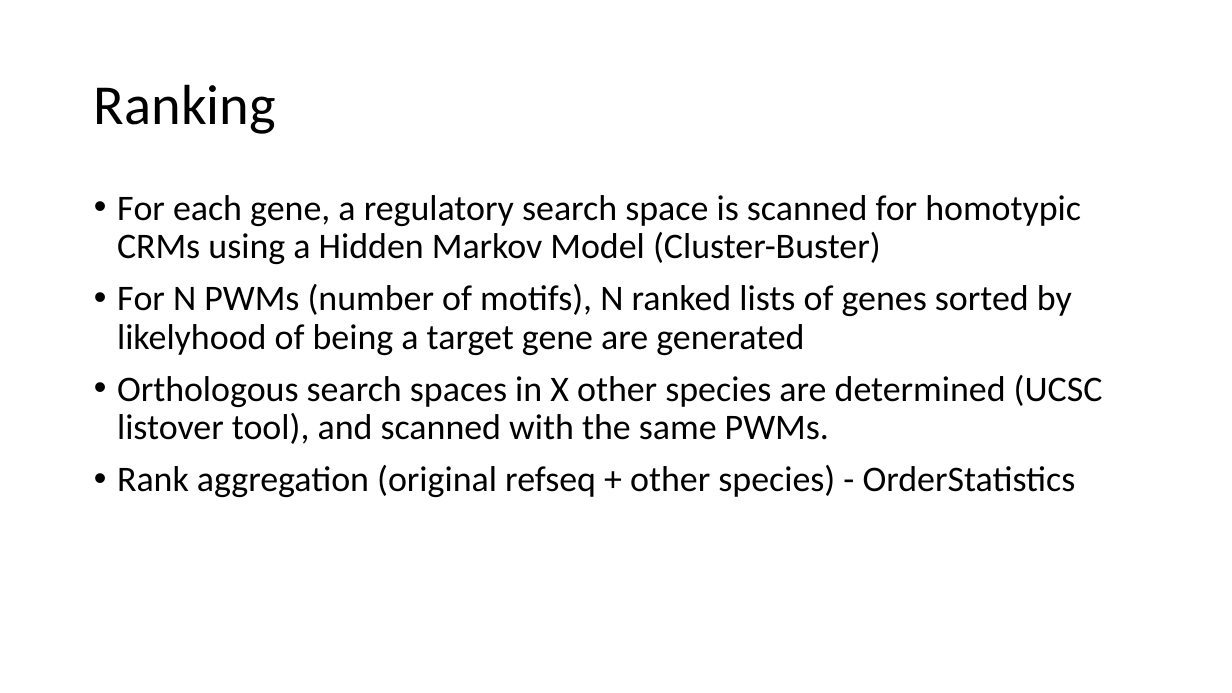
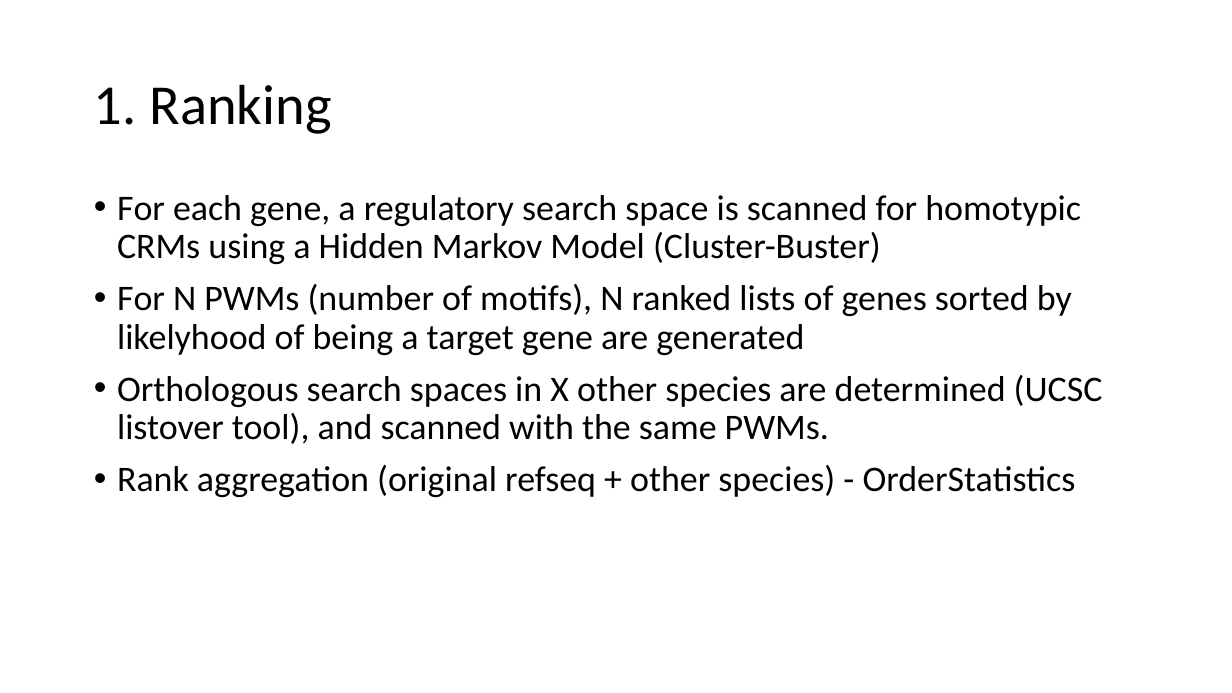
Before and after one commit to ozlembahar/devo-grn, a slide deck: slide 22 of my_notes.pptx (slide 18 before the commit). Drawn at 1232x693 pixels with LibreOffice and Linux fonts; fonts in the diff are those of the drawing. Boxes give left, top, right and bottom in pixels: in the first picture for what was removed or moved away, otherwise in the second. Text is boxed around its words. In the diff, an @@ line names an element or a change of style, - is before the commit and + after.

Commit message:
last changes for presentation

```diff
--- a/my_notes.pptx
+++ b/my_notes.pptx
@@ title at [94,84,331,134]: text changed @@
-Ranking
+1. Ranking
```
Also in this commit, not shown: 2 other slides changed, 4 slides added, 3 other files.
